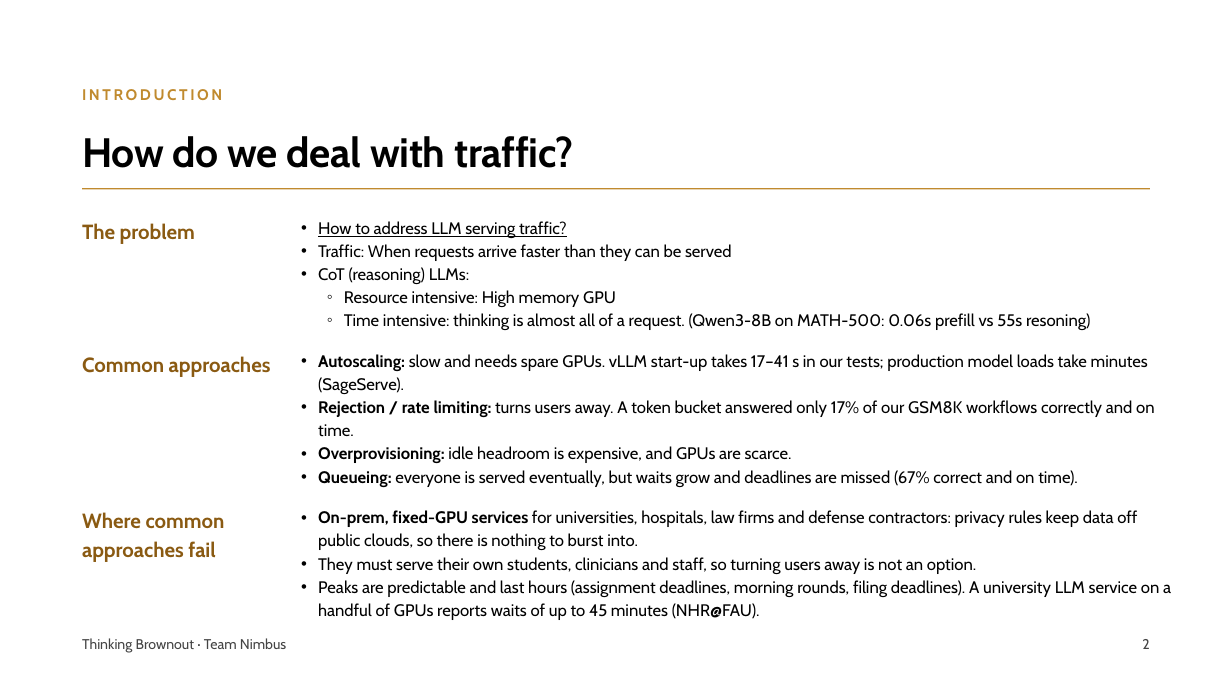
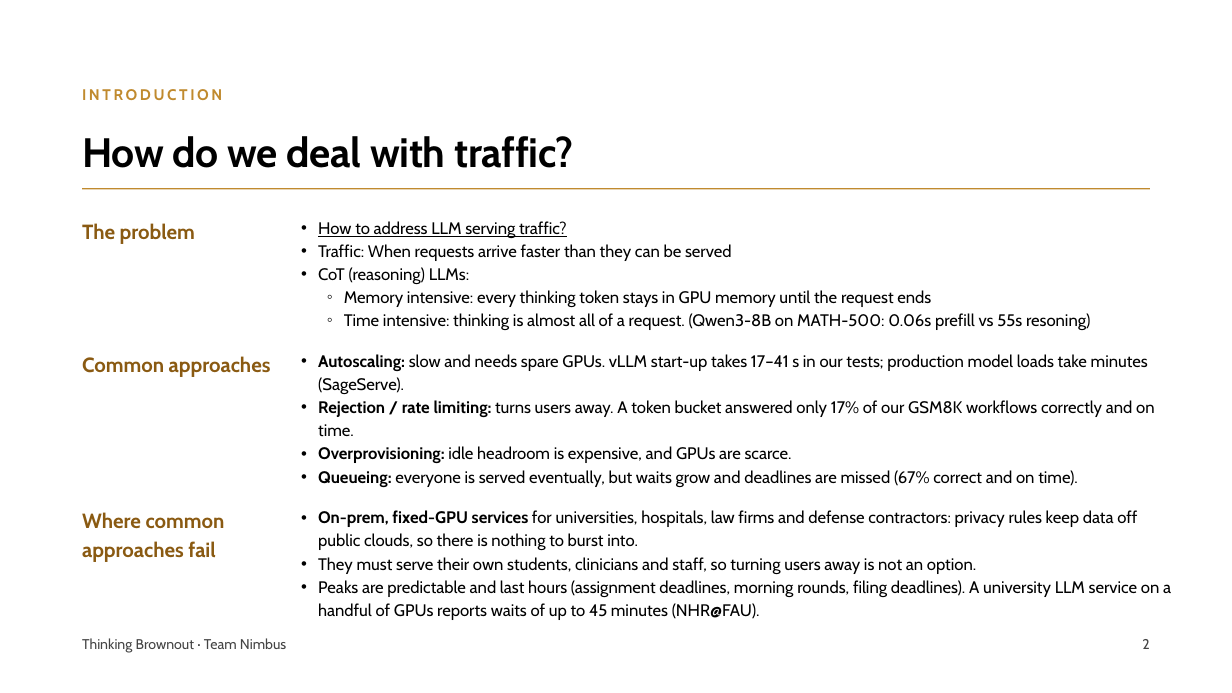
Before and after one commit to pyangyu/team1_nimbus_copy, a slide deck: slide 2 of Symposium Slides.pptx. Drawn at 1232x693 pixels with LibreOffice and Linux fonts; fonts in the diff are those of the drawing. Boxes give left, top, right and bottom in pixels: in the first picture for what was removed or moved away, otherwise in the second. Text is boxed around its words. In the diff, an @@ line names an element or a change of style, - is before the commit and + after.

```diff
--- a/Symposium Slides.pptx
+++ b/Symposium Slides.pptx
@@ text at <box>344,290,931,307</box>: text changed @@
-  ◦ Resource intensive: High memory GPU
+  ◦ Memory intensive: every thinking token stays in GPU memory until the request ends
```
Also in this commit, not shown: 2 other slides changed.
